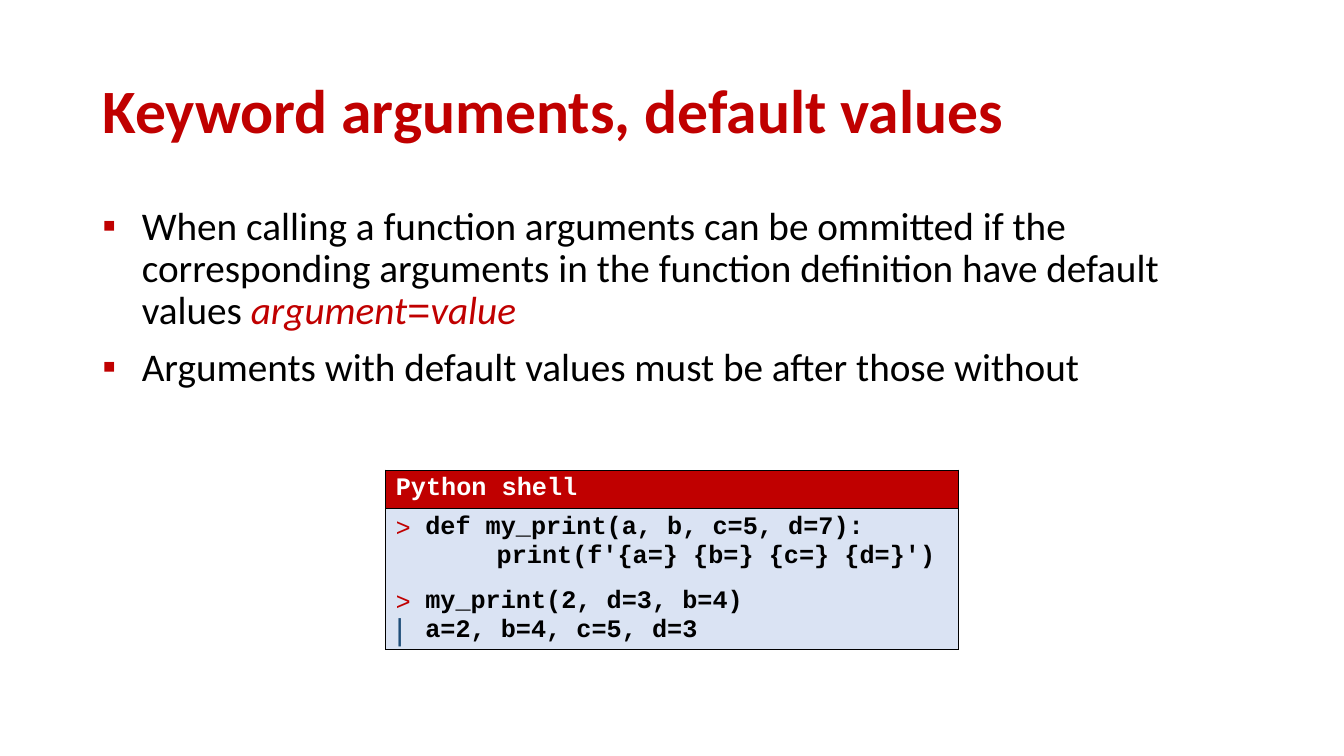
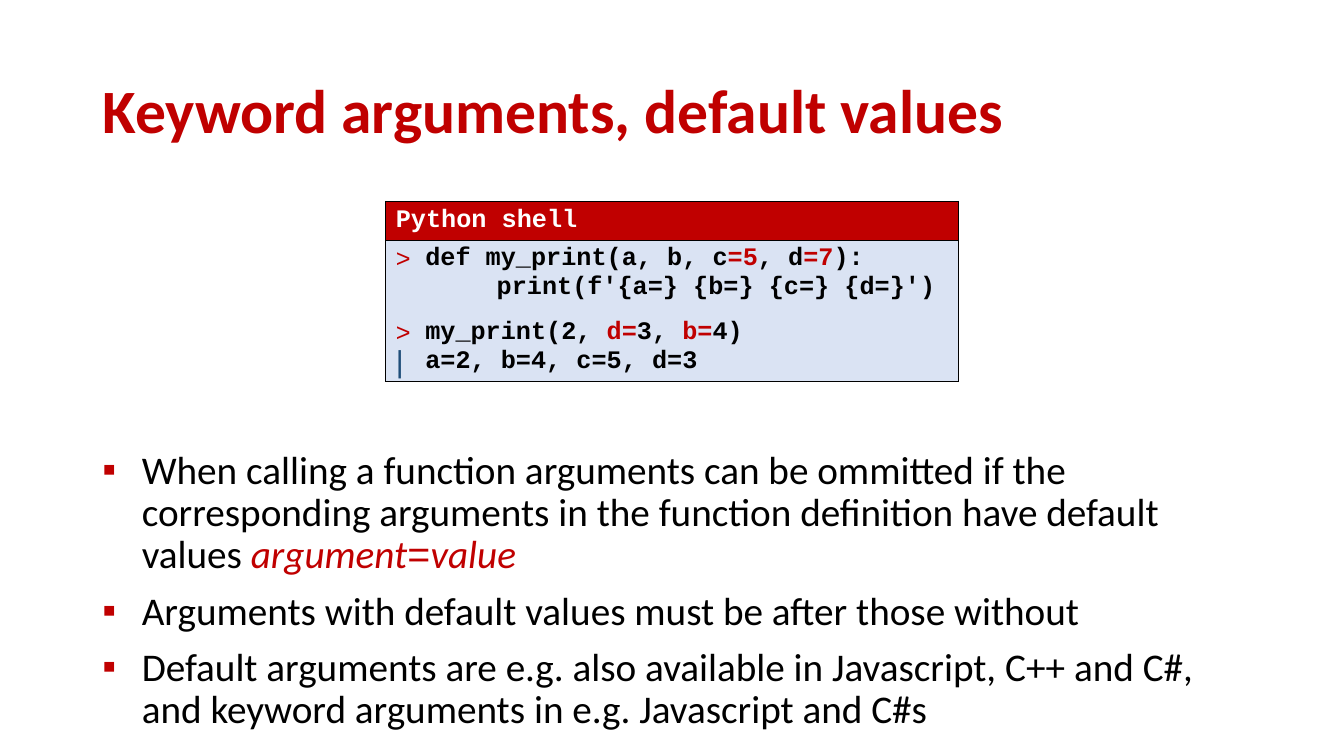
Before and after one commit to gsbrodal/gsbrodal.github.io, a slide deck: slide 16 of ipsa/slides/functions.pptx. Drawn at 1344x756 pixels with LibreOffice and Linux fonts; fonts in the diff are those of the drawing. Boxes give left, top, right and bottom in pixels: in the first picture for what was removed or moved away, otherwise in the second. Text is boxed around its words. In the diff, an @@ line names an element or a change of style, - is before the commit and + after.

```diff
--- a/ipsa/slides/functions.pptx
+++ b/ipsa/slides/functions.pptx
@@ table at bbox=[386, 202, 959, 390] @@
@@ text colour #000000 to #C00000 in "c=5, d=7):", "d=3, b=4)" @@
@@ table: place and size @@
-table at bbox=[386, 470, 959, 658]
+table at bbox=[386, 202, 959, 390]
@@ text "When calling a function arguments ...": place and size @@
-text "When calling a function arguments ..." at bbox=[142, 212, 1158, 388]
+text "When calling a function arguments ..." at bbox=[142, 456, 1193, 730]
@@ text at bbox=[142, 653, 1193, 730]: paragraph added @@
+▪ Default arguments are e.g. also available in Javascript, C++ and C#, and keyword arguments in e.g. Javascript and C#s
```
Also in this commit, not shown: 7 other files.
